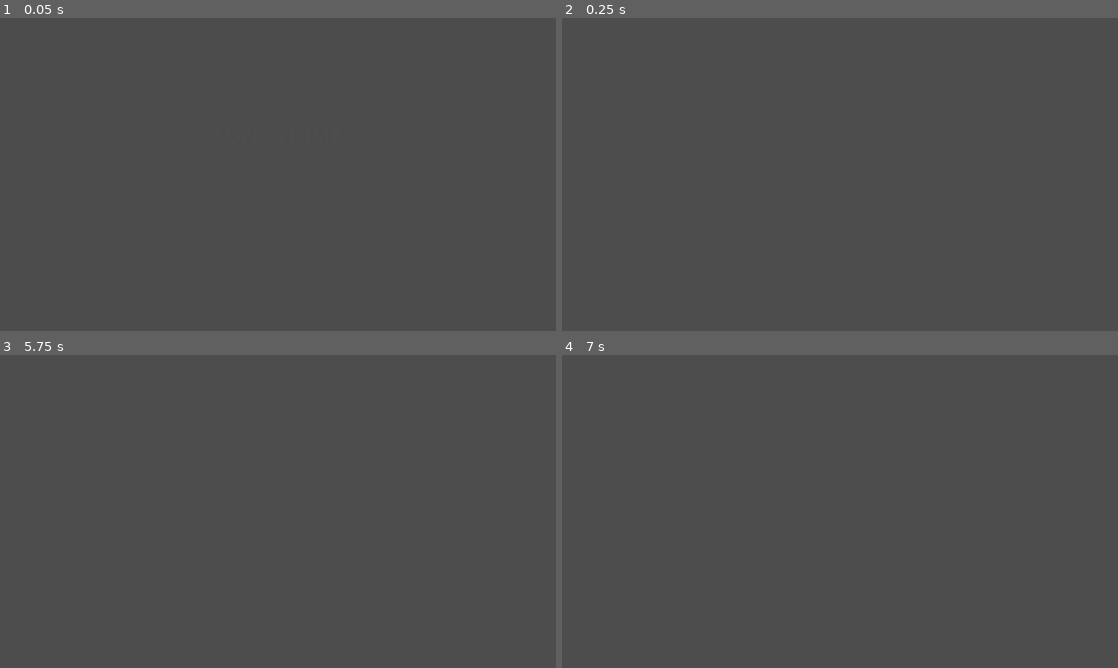
Above: before the commit, frames 1-4 (two rows, left to right).
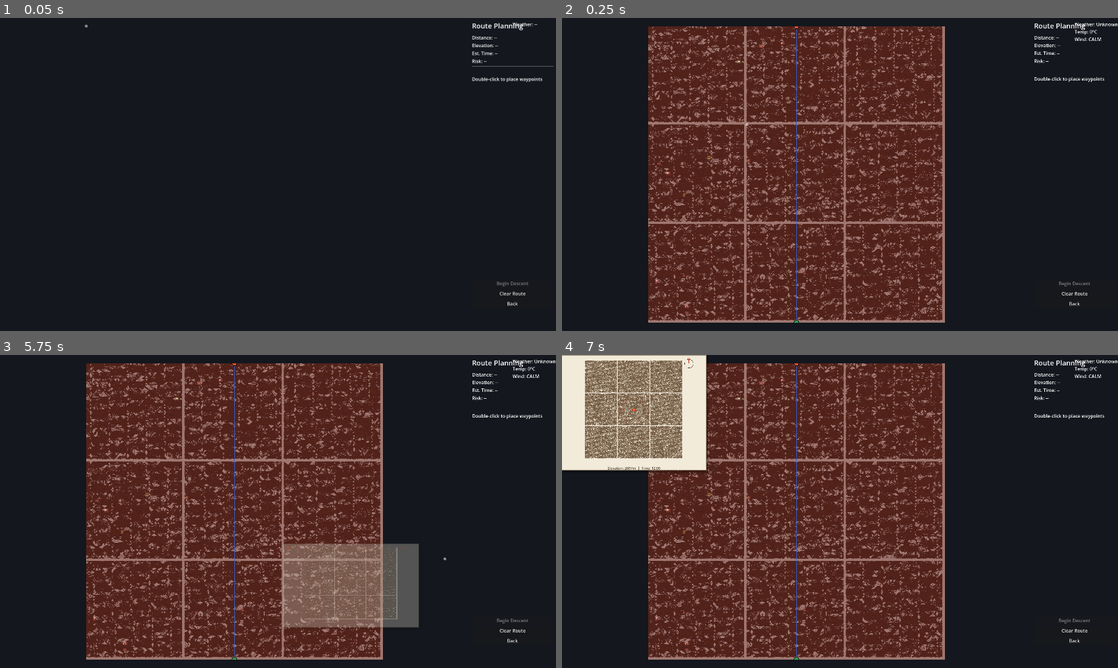
Above: after the commit, the same moments.

Repository: kase1111-hash/Long-Home
Game: Godot game, scene res://src/scenes/main.tscn
The game is run twice, just before and just after one commit, with the same random seed, the same clock (stepped at 60 frames per second) and the same inputs.
Inputs (mouse positions are in pixels of both pictures, inside the frame that each line leads up to):
- Up to frame 1 (0.05 s): no input
- Up to frame 2 (0.25 s): no input
- Up to frame 3 (5.75 s): click (511, 639) at 0.5 s, where only the run after the commit has a clickable "Back"; click (511, 630) at 1.25 s, where only the run after the commit has a clickable "Clear Route"; tap Enter (ui_accept) at 2, 2.27, 2.75, 3.5, 4.25, 5, 5.27 s; move the mouse to (400, 495) at 2.02 s; hold E (lean_right) 2.03-2.75 s; tap C (check_self) at 2.1 s; click (400, 495) at 2.17 s; drag from (166, 527) to (250, 574) at 2.77 s; move the mouse to (333, 442) at 3.52 s; hold E (lean_right) 3.53-4.25 s; tap Space (slide_initiate) at 3.6 s; click (333, 442) at 3.67 s; drag from (250, 574) to (111, 464) at 4.27 s; move the mouse to (444, 558) at 5.02 s; hold Q (lean_left) from 5.03 s (still down); tap R (rope_deploy) at 5.1 s; click (444, 558) at 5.17 s; tap M (open_map) at 5.65 s
- Up to frame 4 (7 s): release Q (lean_left) at 5.75 s; tap Enter (ui_accept) at 5.75 s; drag from (673, 464) to (756, 433) at 5.77 s; move the mouse to (867, 511) at 6.52 s; hold S (move_back) from 6.53 s (still down); tap C (check_self) at 6.6 s; click (867, 511) at 6.67 s

The runs differ from the first frame. In frame 1, 100% of the frame differs, in the area x 0-100%, y 0-100%; in frame 2, 100%; in frame 3, 98%; in frame 4, 100%.
Error before the commit: Parse Error: Cannot infer the type of "layers" variable because the value doesn't have a set type. (res://src/core/data/gear_state.gd:238)
Error after the commit: Invalid assignment of property or key 'variants' with value of type 'Array' on a base object of type 'RefCounted (GearItemInfo)'. (res://src/data/gear_database…

Commit message:
Fix 80 compile errors so all 111 GDScripts load in Godot 4.2
Godot 4.2 refuses to compile scripts that infer a variable type from a
Variant (Dictionary.get, untyped Array elements, enum keys(), pop_back)
and treats the inference-on-Variant warning as an error. 95 of 111
scripts failed to load, so the project could not even reach the main
menu. This adds explicit static types at every offending site and fixes
the API mismatches that surfaced with them:

- PackedFloat32Array has no min()/max() in 4.2: scan manually
- TextureRect.EXPAND_KEEP_ASPECT_CENTERED no longer exists: use
  EXPAND_IGNORE_SIZE with STRETCH_KEEP_ASPECT_CENTERED
- TerrainService.get_all_chunks() was called by four screens but never
  defined; TerrainService.get_bounds() likewise (use the bounds fields)
- TopoMapGenerator.generate_map takes Vector3 bounds, not Vector2
- floor() returns Variant; use floorf()

Adds tests/check_scripts.gd, a Godot-native checker that loads every
script and exits non-zero on failure, and ignores the .godot cache.

Co-Authored-By: Claude Fable 5.1 <noreply@anthropic.com>
Claude-Session: https://claude.ai/code/session_01W2CerJa5X8rt8tYpY5QSWt

Diff:
--- a/src/core/data/gear_state.gd
+++ b/src/core/data/gear_state.gd
@@ -235,11 +235,11 @@
 	var warmth := 0.3  # Base warmth
 
 	if has_item(GameEnums.GearType.LAYERS):
-		var layers := items[GameEnums.GearType.LAYERS]
+		var layers: GearItem = items[GameEnums.GearType.LAYERS]
 		warmth += layers.properties.get("warmth", 0.5) * layers.get_effectiveness()
 
 	if has_item(GameEnums.GearType.GLOVES):
-		var gloves := items[GameEnums.GearType.GLOVES]
+		var gloves: GearItem = items[GameEnums.GearType.GLOVES]
 		warmth += gloves.properties.get("warmth", 0.3) * gloves.get_effectiveness() * 0.2
 
 	return clampf(warmth, 0.0, 1.0)
--- a/src/entities/player/animation_data.gd
+++ b/src/entities/player/animation_data.gd
@@ -437,7 +437,7 @@
 	# Find interpolation range
 	for i in range(points.size() - 1):
 		if fatigue <= points[i + 1]:
-			var t := (fatigue - points[i]) / (points[i + 1] - points[i])
+			var t: float = (fatigue - points[i]) / (points[i + 1] - points[i])
 			return lerpf(values[i], values[i + 1], t)
 
 	return values[-1]
@@ -457,7 +457,7 @@
 	# Find interpolation range
 	for i in range(points.size() - 1):
 		if posture <= points[i + 1]:
-			var t := (posture - points[i]) / (points[i + 1] - points[i])
+			var t: float = (posture - points[i]) / (points[i + 1] - points[i])
 			return lerpf(values[i], values[i + 1], t)
 
 	return values[-1]
--- a/src/entities/player/footstep_system.gd
+++ b/src/entities/player/footstep_system.gd
@@ -152,7 +152,7 @@
 	var sound_name: String = sounds[footstep_count % sounds.size()]
 
 	# Calculate volume
-	var volume := BASE_VOLUME + sound_data.get("volume_mod", 0.0)
+	var volume: float = BASE_VOLUME + float(sound_data.get("volume_mod", 0.0))
 	volume += randf_range(-VOLUME_VARIATION, VOLUME_VARIATION)
 
 	# Adjust for movement speed
@@ -165,7 +165,7 @@
 		volume += run.body_state.fatigue * 2.0
 
 	# Calculate pitch
-	var pitch := BASE_PITCH + sound_data.get("pitch_mod", 0.0)
+	var pitch: float = BASE_PITCH + float(sound_data.get("pitch_mod", 0.0))
 	pitch += randf_range(-PITCH_VARIATION, PITCH_VARIATION)
 
 	# Slight difference between left/right foot
--- a/src/entities/player/player_input.gd
+++ b/src/entities/player/player_input.gd
@@ -154,7 +154,7 @@
 		if input_buffer.size() > 0:
 			# Partial responsiveness - blend toward buffered input
 			var target: Vector2 = input_buffer[0].input
-			var blend := 1.0 - (input_buffer[0].time / current_delay)
+			var blend: float = 1.0 - (input_buffer[0].time / current_delay)
 			move_input = move_input.lerp(target, blend * 0.5)
 
 	# Limit buffer size (secondary safeguard)
--- a/src/entities/player/player_state_machine.gd
+++ b/src/entities/player/player_state_machine.gd
@@ -154,7 +154,7 @@
 	if current_state:
 		current_state.exit()
 
-	var next := states.get(new_state)
+	var next: PlayerState = states.get(new_state)
 	if next == null:
 		push_warning("[PlayerStateMachine] No state instance for: %s" % GameEnums.PlayerMovementState.keys()[new_state])
 		return
--- a/src/systems/body/injury_manager.gd
+++ b/src/systems/body/injury_manager.gd
@@ -161,7 +161,7 @@
 	if body_state == null:
 		return null
 
-	var cold := body_state.extremity_cold.get(body_part, 0.0)
+	var cold: float = body_state.extremity_cold.get(body_part, 0.0)
 	if cold < 0.8:
 		return null
 
--- a/src/systems/camera_director/imperfection_engine.gd
+++ b/src/systems/camera_director/imperfection_engine.gd
@@ -332,7 +332,7 @@
 
 func _trigger_imperfection(type: ImperfectionType, trigger: String) -> void:
 	# Avoid repeating same imperfection too often
-	var type_name := ImperfectionType.keys()[type]
+	var type_name: String = ImperfectionType.keys()[type]
 	if type_name in recent_imperfections:
 		return
 
--- a/src/systems/fatal_event/fatality_detector.gd
+++ b/src/systems/fatal_event/fatality_detector.gd
@@ -194,7 +194,7 @@
 
 ## Check impact for fatality
 func check_impact(force: float, surface: GameEnums.SurfaceType, position: Vector3) -> void:
-	var modifier := surface_survival_modifiers.get(
+	var modifier: float = surface_survival_modifiers.get(
 		GameEnums.SurfaceType.keys()[surface],
 		1.0
 	)
@@ -216,7 +216,7 @@
 func check_fall_landing(fall_distance: float, surface: GameEnums.SurfaceType, position: Vector3) -> void:
 	is_falling = false
 
-	var modifier := surface_survival_modifiers.get(
+	var modifier: float = surface_survival_modifiers.get(
 		GameEnums.SurfaceType.keys()[surface],
 		1.0
 	)
--- a/src/systems/rope/rope_service.gd
+++ b/src/systems/rope/rope_service.gd
@@ -166,8 +166,8 @@
 	if player == null or terrain_service == null:
 		return analysis
 
-	var player_pos := player.global_position
-	var player_forward := -player.global_transform.basis.z
+	var player_pos: Vector3 = player.global_position
+	var player_forward: Vector3 = -player.global_transform.basis.z
 
 	# Sample terrain ahead
 	var max_slope := 0.0
@@ -175,7 +175,7 @@
 	var has_cliff := false
 
 	for i in range(1, 10):
-		var sample_pos := player_pos + player_forward * (look_distance * i / 10.0)
+		var sample_pos: Vector3 = player_pos + player_forward * (look_distance * i / 10.0)
 		var cell := terrain_service.get_cell_at(sample_pos)
 		if cell == null:
 			continue
--- a/src/systems/save/route_memory.gd
+++ b/src/systems/save/route_memory.gd
@@ -336,7 +336,7 @@
 	var best_familiarity := 0.0
 
 	for route in routes_by_mountain[mountain_id]:
-		var familiarity := route.get_familiarity()
+		var familiarity: float = route.get_familiarity()
 		if familiarity > best_familiarity:
 			best = route
 			best_familiarity = familiarity
@@ -356,7 +356,7 @@
 			var dist := position.distance_to(waypoint)
 			if dist < 100.0:  # Within 100m of a waypoint
 				var proximity := 1.0 - (dist / 100.0)
-				var familiarity := route.get_familiarity() * proximity
+				var familiarity: float = route.get_familiarity() * proximity
 				max_familiarity = maxf(max_familiarity, familiarity)
 
 	return max_familiarity
--- a/src/systems/save/run_history.gd
+++ b/src/systems/save/run_history.gd
@@ -170,7 +170,7 @@
 func _trim_history() -> void:
 	# Trim global entries
 	while entries.size() > MAX_ENTRIES:
-		var removed := entries.pop_back()
+		var removed: HistoryEntry = entries.pop_back()
 		# Also remove from mountain index
 		if by_mountain.has(removed.mountain_id):
 			var mountain_entries: Array = by_mountain[removed.mountain_id]
--- a/src/systems/terrain/dem_loader.gd
+++ b/src/systems/terrain/dem_loader.gd
@@ -312,7 +312,8 @@
 	if not surface_config.get("has_overlay", false):
 		return {}
 
-	var overlay_path := mountains_data_path + mountain_id + "/" + surface_config.get("filename", "surfaces.png")
+	var overlay_filename: String = surface_config.get("filename", "surfaces.png")
+	var overlay_path: String = mountains_data_path + mountain_id + "/" + overlay_filename
 
 	if not FileAccess.file_exists(overlay_path):
 		return {}
--- a/src/systems/terrain/slope_analyzer.gd
+++ b/src/systems/terrain/slope_analyzer.gd
@@ -123,11 +123,11 @@
 
 ## Calculate curvature (Laplacian)
 func _calculate_curvature(h: Dictionary) -> float:
-	var center := h.get("c", 0.0)
+	var center: float = h.get("c", 0.0)
 
 	# Second derivatives
-	var d2x := (h.get("e", center) + h.get("w", center) - 2.0 * center)
-	var d2z := (h.get("n", center) + h.get("s", center) - 2.0 * center)
+	var d2x: float = (h.get("e", center) + h.get("w", center) - 2.0 * center)
+	var d2z: float = (h.get("n", center) + h.get("s", center) - 2.0 * center)
 
 	# Mean curvature
 	return (d2x + d2z) / (2.0 * cell_size * cell_size)
--- a/src/systems/terrain/terrain_chunk.gd
+++ b/src/systems/terrain/terrain_chunk.gd
@@ -332,8 +332,8 @@
 	var neighbors := _get_neighbor_heights(x, z)
 
 	# Gradient using Sobel-like filter
-	var dx := (neighbors.e - neighbors.w) / (2.0 * cell_size)
-	var dz := (neighbors.s - neighbors.n) / (2.0 * cell_size)
+	var dx: float = (neighbors.e - neighbors.w) / (2.0 * cell_size)
+	var dz: float = (neighbors.s - neighbors.n) / (2.0 * cell_size)
 
 	# Slope angle
 	var gradient := sqrt(dx * dx + dz * dz)
@@ -356,8 +356,8 @@
 
 	# Curvature (second derivative)
 	var center := cell.elevation
-	var d2x := (neighbors.e + neighbors.w - 2.0 * center) / (cell_size * cell_size)
-	var d2z := (neighbors.n + neighbors.s - 2.0 * center) / (cell_size * cell_size)
+	var d2x: float = (neighbors.e + neighbors.w - 2.0 * center) / (cell_size * cell_size)
+	var d2z: float = (neighbors.n + neighbors.s - 2.0 * center) / (cell_size * cell_size)
 	cell.curvature = (d2x + d2z) * 0.5
 
 	# Drainage (how much water would collect here)
--- a/src/systems/terrain/terrain_service.gd
+++ b/src/systems/terrain/terrain_service.gd
@@ -300,17 +300,17 @@
 
 	# Get terrain bounds for coordinate mapping
 	var bounds := dem_loader.get_terrain_bounds(mountain_id)
-	var world_width := bounds.max_x - bounds.min_x
-	var world_depth := bounds.max_z - bounds.min_z
+	var world_width: float = bounds.max_x - bounds.min_x
+	var world_depth: float = bounds.max_z - bounds.min_z
 
 	for chunk in chunks.values():
 		for x in range(chunk.resolution):
 			for z in range(chunk.resolution):
-				var cell := chunk.get_cell(Vector2i(x, z))
+				var cell: TerrainCell = chunk.get_cell(Vector2i(x, z))
 
 				# Map cell position to image coordinates
-				var world_x := cell.position.x
-				var world_z := cell.position.z
+				var world_x: float = cell.position.x
+				var world_z: float = cell.position.z
 				var img_x := int((world_x - bounds.min_x) / world_width * image.get_width())
 				var img_z := int((world_z - bounds.min_z) / world_depth * image.get_height())
 
@@ -471,6 +471,11 @@
 # =============================================================================
 # POSITION QUERIES
 # =============================================================================
+
+## Get all loaded chunks keyed by chunk coordinates (Vector2i -> TerrainChunk)
+func get_all_chunks() -> Dictionary:
+	return chunks
+
 
 ## Get the chunk containing a world position
 func get_chunk_at(world_pos: Vector3) -> TerrainChunk:
--- a/src/systems/terrain/topo_map_generator.gd
+++ b/src/systems/terrain/topo_map_generator.gd
@@ -88,7 +88,7 @@
 	var contours: Array[ContourLine] = []
 
 	# Calculate contour elevations
-	var start_elev := floor(min_elev / minor_contour_interval) * minor_contour_interval
+	var start_elev: float = floorf(min_elev / minor_contour_interval) * minor_contour_interval
 	var elev := start_elev
 
 	while elev <= max_elev:
@@ -223,11 +223,11 @@
 
 	for chunk in chunks.values():
 		for cliff_coords in chunk.cliff_cells:
-			var cell := chunk.get_cell(cliff_coords)
+			var cell: TerrainCell = chunk.get_cell(cliff_coords)
 			var zone := PackedVector2Array()
 
 			# Create a small polygon around the cliff cell
-			var half_size := chunk.cell_size * 0.5
+			var half_size: float = chunk.cell_size * 0.5
 			zone.append(Vector2(cell.position.x - half_size, cell.position.z - half_size))
 			zone.append(Vector2(cell.position.x + half_size, cell.position.z - half_size))
 			zone.append(Vector2(cell.position.x + half_size, cell.position.z + half_size))
@@ -244,7 +244,7 @@
 
 	for chunk in chunks.values():
 		for exit_coords in chunk.exit_zone_cells:
-			var cell := chunk.get_cell(exit_coords)
+			var cell: TerrainCell = chunk.get_cell(exit_coords)
 			# Only mark high-quality exit zones
 			if cell.exit_zone_quality > 0.5:
 				markers.append(Vector2(cell.position.x, cell.position.z))
@@ -259,7 +259,7 @@
 	for chunk in chunks.values():
 		# Mark rope-required zones
 		for rope_coords in chunk.rope_required_cells:
-			var cell := chunk.get_cell(rope_coords)
+			var cell: TerrainCell = chunk.get_cell(rope_coords)
 			markers.append({
 				"type": "rope_required",
 				"position": Vector2(cell.position.x, cell.position.z),
--- a/src/systems/tutorial/tutorial_triggers.gd
+++ b/src/systems/tutorial/tutorial_triggers.gd
@@ -209,7 +209,7 @@
 # =============================================================================
 
 func _trigger(type: TriggerType, severity: float) -> void:
-	var type_name := TriggerType.keys()[type]
+	var type_name: String = TriggerType.keys()[type]
 
 	# Check cooldown
 	var current_time := Time.get_ticks_msec() / 1000.0
@@ -347,7 +347,7 @@
 
 
 func _can_trigger(type: TriggerType) -> bool:
-	var type_name := TriggerType.keys()[type]
+	var type_name: String = TriggerType.keys()[type]
 	var current_time := Time.get_ticks_msec() / 1000.0
 
 	if last_trigger_times.has(type_name):
--- a/src/ui/analysis/topo_replay_visualization.gd
+++ b/src/ui/analysis/topo_replay_visualization.gd
@@ -403,13 +403,15 @@
 	if terrain_service == null:
 		return
 
-	map_bounds_min = terrain_service.terrain_bounds_min
-	map_bounds_max = terrain_service.terrain_bounds_max
+	var bounds_min_3d: Vector3 = terrain_service.terrain_bounds_min
+	var bounds_max_3d: Vector3 = terrain_service.terrain_bounds_max
+	map_bounds_min = Vector2(bounds_min_3d.x, bounds_min_3d.z)
+	map_bounds_max = Vector2(bounds_max_3d.x, bounds_max_3d.z)
 
 	# Generate topo map
 	var topo_generator := TopoMapGenerator.new()
-	var chunks := terrain_service.get_all_chunks()
-	var map_data := topo_generator.generate_map(chunks, map_bounds_min, map_bounds_max)
+	var chunks: Dictionary = terrain_service.get_all_chunks()
+	var map_data := topo_generator.generate_map(chunks, bounds_min_3d, bounds_max_3d)
 
 	# Render to texture
 	var resolution := Vector2i(600, 600)
@@ -550,7 +552,7 @@
 		var screen_pos := _world_to_screen(world_pos)
 
 		# Only draw if path has reached this point
-		var moment_progress := moment["time"] / maxf(total_duration, 0.1)
+		var moment_progress: float = moment["time"] / maxf(total_duration, 0.1)
 		if moment_progress > path_draw_progress and is_drawing_path:
 			continue
 
@@ -585,7 +587,7 @@
 
 
 func _on_timeline_draw() -> void:
-	var track := timeline_container.get_child(1)  # Timeline track
+	var track: Control = timeline_container.get_child(1)  # Timeline track
 	var size := track.size
 
 	# Background
@@ -597,8 +599,8 @@
 
 	# Moment markers on timeline
 	for moment in moments:
-		var moment_progress := moment["time"] / maxf(total_duration, 0.1)
-		var x := size.x * moment_progress
+		var moment_progress: float = moment["time"] / maxf(total_duration, 0.1)
+		var x: float = size.x * moment_progress
 		var color := _get_moment_color(moment)
 		track.draw_line(Vector2(x, 8), Vector2(x, 32), color, 2.0)
 
@@ -671,8 +673,8 @@
 func _on_timeline_input(event: InputEvent) -> void:
 	if event is InputEventMouseButton:
 		if event.pressed and event.button_index == MOUSE_BUTTON_LEFT:
-			var track := timeline_container.get_child(1)
-			var relative_x := event.position.x / track.size.x
+			var track: Control = timeline_container.get_child(1)
+			var relative_x: float = event.position.x / track.size.x
 			playback_time = relative_x * total_duration
 			_update_playhead_position()
 			_update_time_label()
--- a/src/ui/hud/physical_map.gd
+++ b/src/ui/hud/physical_map.gd
@@ -161,7 +161,7 @@
 	map_display = TextureRect.new()
 	map_display.name = "MapDisplay"
 	map_display.set_anchors_preset(Control.PRESET_FULL_RECT)
-	map_display.expand_mode = TextureRect.EXPAND_KEEP_ASPECT_CENTERED
+	map_display.expand_mode = TextureRect.EXPAND_IGNORE_SIZE
 	map_display.stretch_mode = TextureRect.STRETCH_KEEP_ASPECT_CENTERED
 	map_area.add_child(map_display)
 
@@ -242,7 +242,7 @@
 	var bounds_max := terrain_service.terrain_bounds_max
 
 	# Generate topo map data
-	var chunks := terrain_service.get_all_chunks()
+	var chunks: Dictionary = terrain_service.get_all_chunks()
 	map_data = topo_generator.generate_map(chunks, bounds_min, bounds_max)
 
 	# Render to image
--- a/src/ui/pause/map_check_overlay.gd
+++ b/src/ui/pause/map_check_overlay.gd
@@ -105,7 +105,7 @@
 	map_display = TextureRect.new()
 	map_display.name = "MapDisplay"
 	map_display.set_anchors_preset(Control.PRESET_FULL_RECT)
-	map_display.expand_mode = TextureRect.EXPAND_KEEP_ASPECT_CENTERED
+	map_display.expand_mode = TextureRect.EXPAND_IGNORE_SIZE
 	map_display.stretch_mode = TextureRect.STRETCH_KEEP_ASPECT_CENTERED
 	map_container.add_child(map_display)
 
@@ -231,7 +231,7 @@
 	var bounds_max := terrain_service.terrain_bounds_max
 
 	# Generate topo map data
-	var chunks := terrain_service.get_all_chunks()
+	var chunks: Dictionary = terrain_service.get_all_chunks()
 	map_data = topo_generator.generate_map(chunks, bounds_min, bounds_max)
 
 	# Render to image
@@ -306,7 +306,7 @@
 	var center := position_marker.size / 2
 
 	# Uncertainty circle
-	var uncertainty_pixels := (uncertainty_radius / (map_data.bounds_max.x - map_data.bounds_min.x)) * map_display.size.x if map_data else 20
+	var uncertainty_pixels: float = (uncertainty_radius / (map_data.bounds_max.x - map_data.bounds_min.x)) * map_display.size.x if map_data else 20.0
 	position_marker.draw_arc(center, uncertainty_pixels, 0, TAU, 32, Color(0.3, 0.6, 0.9, 0.3), 2.0)
 
 	# Position dot
@@ -403,10 +403,10 @@
 
 	# Conditions section
 	_add_section_header(content, "Conditions")
-	var weather := GameEnums.WeatherState.keys()[run_context.current_weather]
+	var weather: String = GameEnums.WeatherState.keys()[run_context.current_weather]
 	_add_info_row(content, "Weather", weather.capitalize())
 
-	var wind := GameEnums.WindStrength.keys()[run_context.current_wind]
+	var wind: String = GameEnums.WindStrength.keys()[run_context.current_wind]
 	_add_info_row(content, "Wind", wind.capitalize())
 
 	# Separator
--- a/src/ui/pause/pause_menu.gd
+++ b/src/ui/pause/pause_menu.gd
@@ -319,7 +319,7 @@
 	_add_status_row(grid, "Progress", "%.0f%%" % percent)
 
 	# Weather
-	var weather_name := GameEnums.WeatherState.keys()[run_context.current_weather]
+	var weather_name: String = GameEnums.WeatherState.keys()[run_context.current_weather]
 	_add_status_row(grid, "Weather", weather_name.capitalize())
 
 	# Body state
--- a/src/ui/planning/elevation_profile_display.gd
+++ b/src/ui/planning/elevation_profile_display.gd
@@ -91,8 +91,12 @@
 	total_distance = data.get("total_distance", 0.0)
 
 	if elevations.size() > 0:
-		min_elevation = elevations.min()
-		max_elevation = elevations.max()
+		# PackedFloat32Array has no min()/max() in Godot 4.2; scan manually
+		min_elevation = elevations[0]
+		max_elevation = elevations[0]
+		for i in range(1, elevations.size()):
+			min_elevation = minf(min_elevation, elevations[i])
+			max_elevation = maxf(max_elevation, elevations[i])
 
 		# Add some padding
 		var range_val := max_elevation - min_elevation
--- a/src/ui/planning/planning_screen.gd
+++ b/src/ui/planning/planning_screen.gd
@@ -301,7 +301,7 @@
 	var weather_label := _get_or_create_label(weather_panel, "WeatherLabel")
 	var conditions := weather_service.get_conditions_summary()
 
-	var weather_text := "Weather: %s\n" % conditions.get("state", "Unknown")
+	var weather_text: String = "Weather: %s\n" % conditions.get("state", "Unknown")
 	weather_text += "Temp: %.0f°C\n" % conditions.get("temperature", 0)
 	weather_text += "Wind: %s" % conditions.get("wind_strength", "Unknown")
 
@@ -356,8 +356,8 @@
 		return
 
 	# Calculate bounds
-	var min_elev := elevations.min()
-	var max_elev := elevations.max()
+	var min_elev := _packed_min(elevations)
+	var max_elev := _packed_max(elevations)
 	var total_dist: float = profile_data.get("total_distance", 1.0)
 
 	var rect := elevation_profile.get_rect()
@@ -501,3 +501,23 @@
 	weather_label.name = "WeatherLabel"
 	weather_label.text = "Weather: --"
 	weather.add_child(weather_label)
+
+
+## Smallest value in a PackedFloat32Array (PackedFloat32Array has no min() in Godot 4.2)
+func _packed_min(values: PackedFloat32Array) -> float:
+	if values.is_empty():
+		return 0.0
+	var result: float = values[0]
+	for value in values:
+		result = minf(result, value)
+	return result
+
+
+## Largest value in a PackedFloat32Array (PackedFloat32Array has no max() in Godot 4.2)
+func _packed_max(values: PackedFloat32Array) -> float:
+	if values.is_empty():
+		return 0.0
+	var result: float = values[0]
+	for value in values:
+		result = maxf(result, value)
+	return result
--- a/src/ui/planning/route_planner.gd
+++ b/src/ui/planning/route_planner.gd
@@ -349,8 +349,8 @@
 	var perpendicular := Vector3(end.z - start.z, 0, start.x - end.x).normalized()
 
 	# Try offsets perpendicular to direct route
-	for offset_mult in [-100.0, -50.0, 50.0, 100.0]:
-		var test_point := mid + perpendicular * offset_mult
+	for offset_mult: float in [-100.0, -50.0, 50.0, 100.0]:
+		var test_point: Vector3 = mid + perpendicular * offset_mult
 		test_point.y = terrain.get_height_at(test_point)
 
 		# Analyze route through this point
--- a/src/ui/planning/topo_map_display.gd
+++ b/src/ui/planning/topo_map_display.gd
@@ -131,9 +131,10 @@
 		return
 
 	# Get terrain bounds
-	var bounds := terrain_service.get_bounds()
-	world_bounds_min = Vector2(bounds["min"].x, bounds["min"].z)
-	world_bounds_max = Vector2(bounds["max"].x, bounds["max"].z)
+	var bounds_min: Vector3 = terrain_service.terrain_bounds_min
+	var bounds_max: Vector3 = terrain_service.terrain_bounds_max
+	world_bounds_min = Vector2(bounds_min.x, bounds_min.z)
+	world_bounds_max = Vector2(bounds_max.x, bounds_max.z)
 
 	# Set summit and base
 	summit_position = Vector2(
@@ -148,8 +149,8 @@
 	# Generate map data
 	map_data = topo_generator.generate_map(
 		terrain_service.get_all_chunks(),
-		Vector3(world_bounds_min.x, bounds["min"].y, world_bounds_min.y),
-		Vector3(world_bounds_max.x, bounds["max"].y, world_bounds_max.y)
+		bounds_min,
+		bounds_max
 	)
 
 	# Render base map
